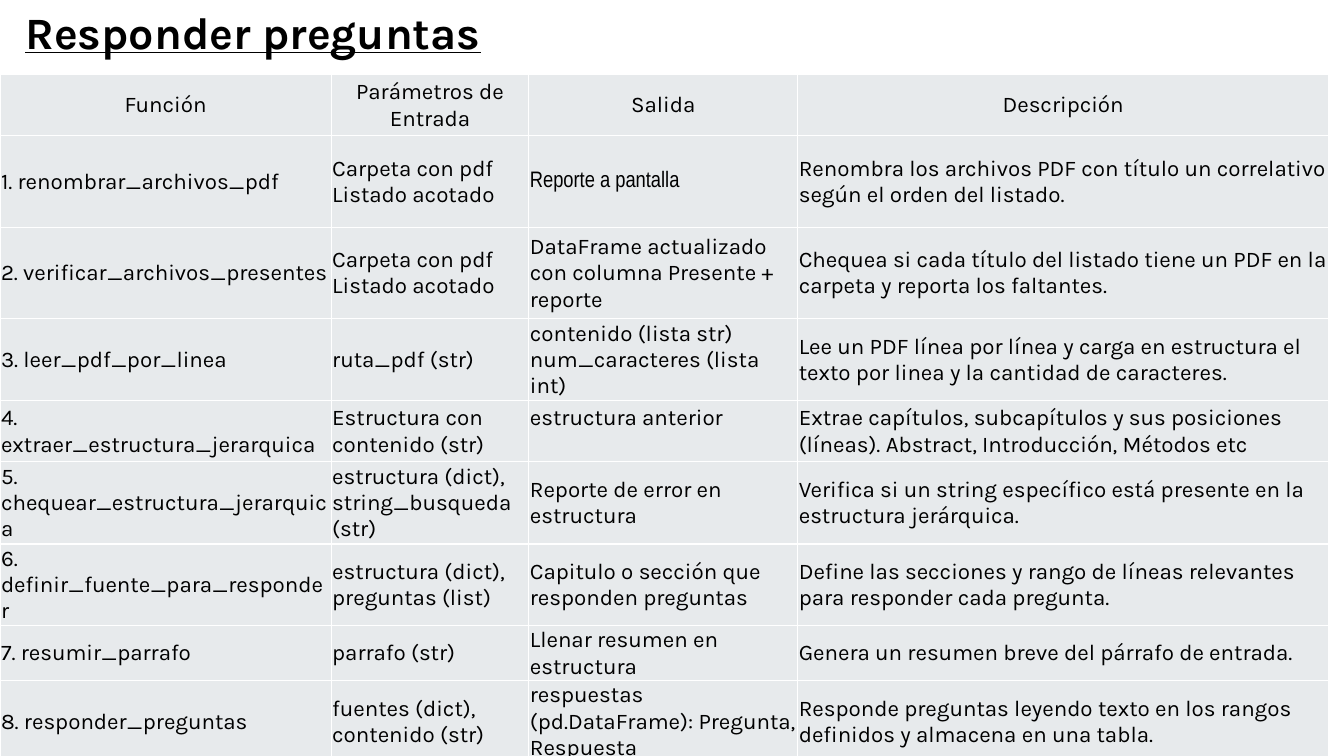
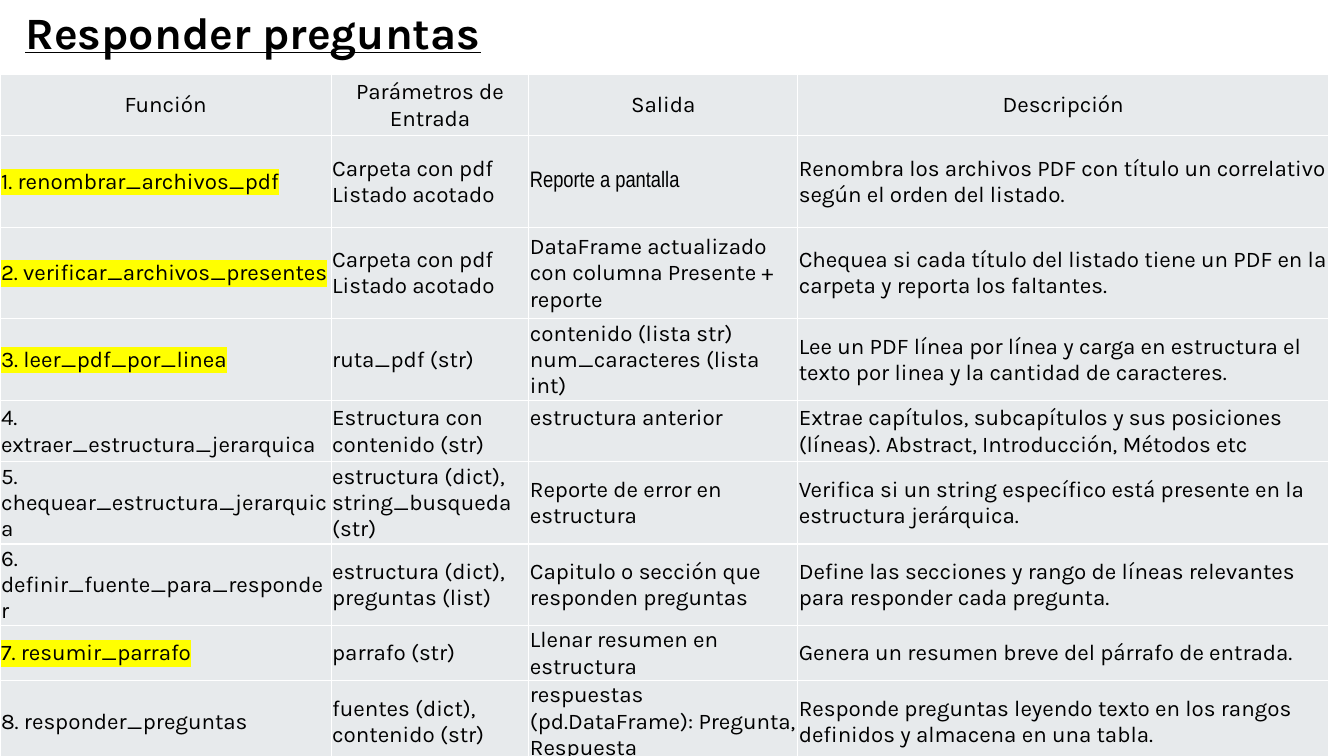
Before and after one commit to xolrax/Gemelo, a slide deck: slide 2 of rutinas.pptx. Drawn at 1344x756 pixels with LibreOffice and Linux fonts; fonts in the diff are those of the drawing. Boxes give left, top, right and bottom in pixels: in the first picture for what was removed or moved away, otherwise in the second. Text is boxed around its words. In the diff, an @@ line names an element or a change of style, - is before the commit and + after.

```diff
--- a/rutinas.pptx
+++ b/rutinas.pptx
@@ table at bbox=[0, 75, 1330, 756] @@
@@ highlight none to #FFFF00 in "1. renombrar_archivos_pdf", "2. verificar_archivos_presentes", "3. leer_pdf_por_linea", "7. resumir_parrafo" @@
```
